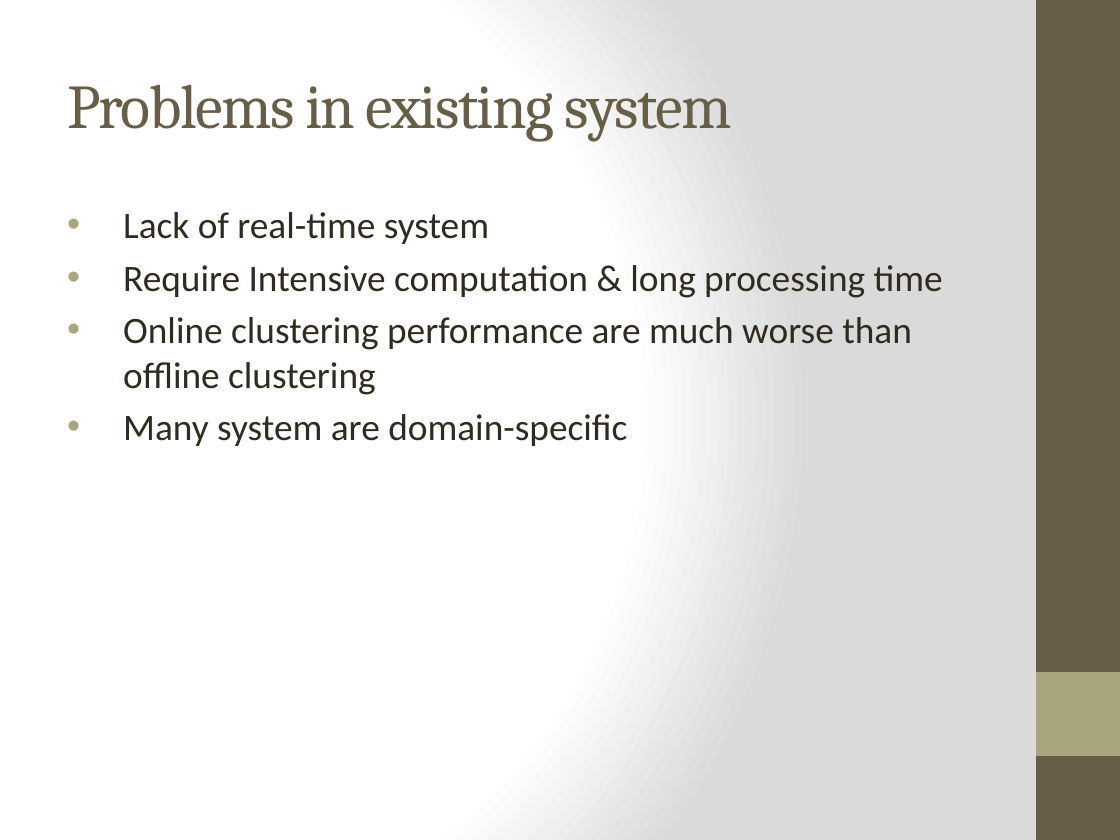
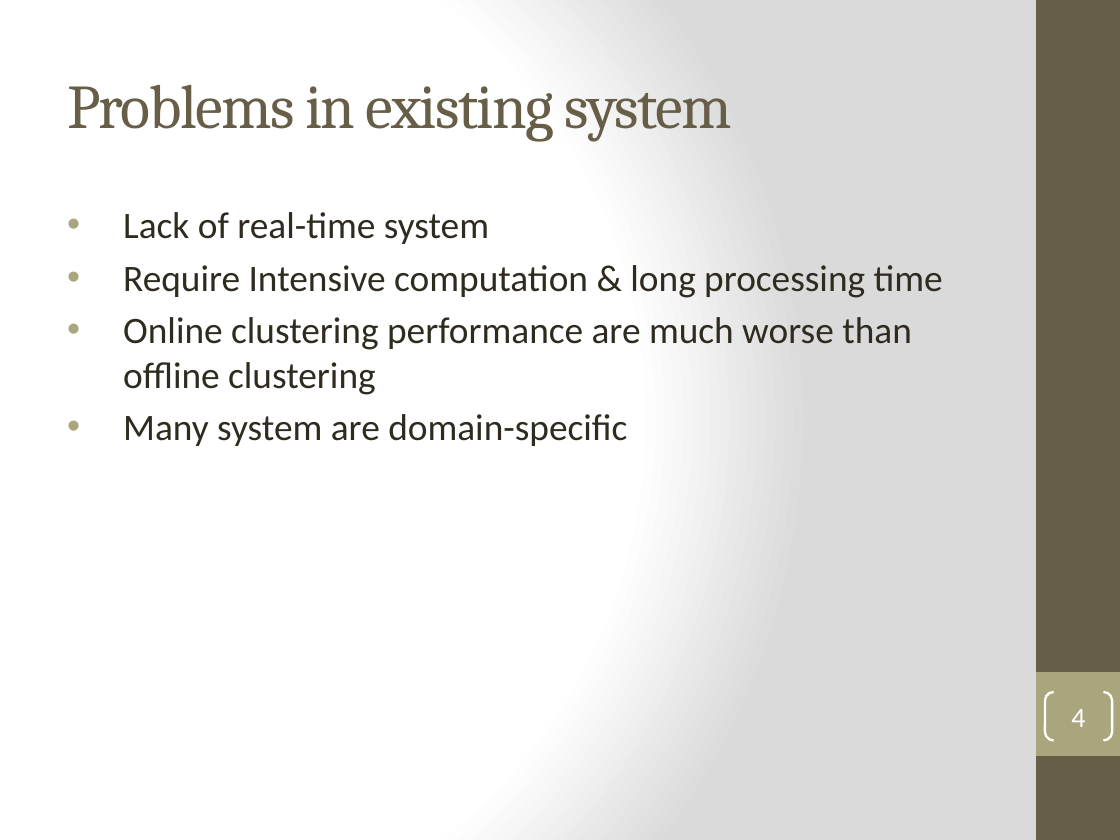
Before and after one commit to henryph/vba_project, a slide deck: slide 4 of Real-time Speaker Recognizer - Oral Examination.pptx. Drawn at 1120x840 pixels with LibreOffice and Linux fonts; fonts in the diff are those of the drawing. Boxes give left, top, right and bottom in pixels: in the first picture for what was removed or moved away, otherwise in the second. Text is boxed around its words. In the diff, an @@ line names an element or a change of style, - is before the commit and + after.

```diff
--- a/Real-time Speaker Recognizer - Oral Examination.pptx
+++ b/Real-time Speaker Recognizer - Oral Examination.pptx
@@ page number added at (1045,692,1112,740), outline #FFFFFF 1.5 pt, 18 pt, text #FFFFFF @@
+4
```
Also in this commit, not shown: 8 other slides changed, 7 slides added, 1 slide removed, 1 other file.
